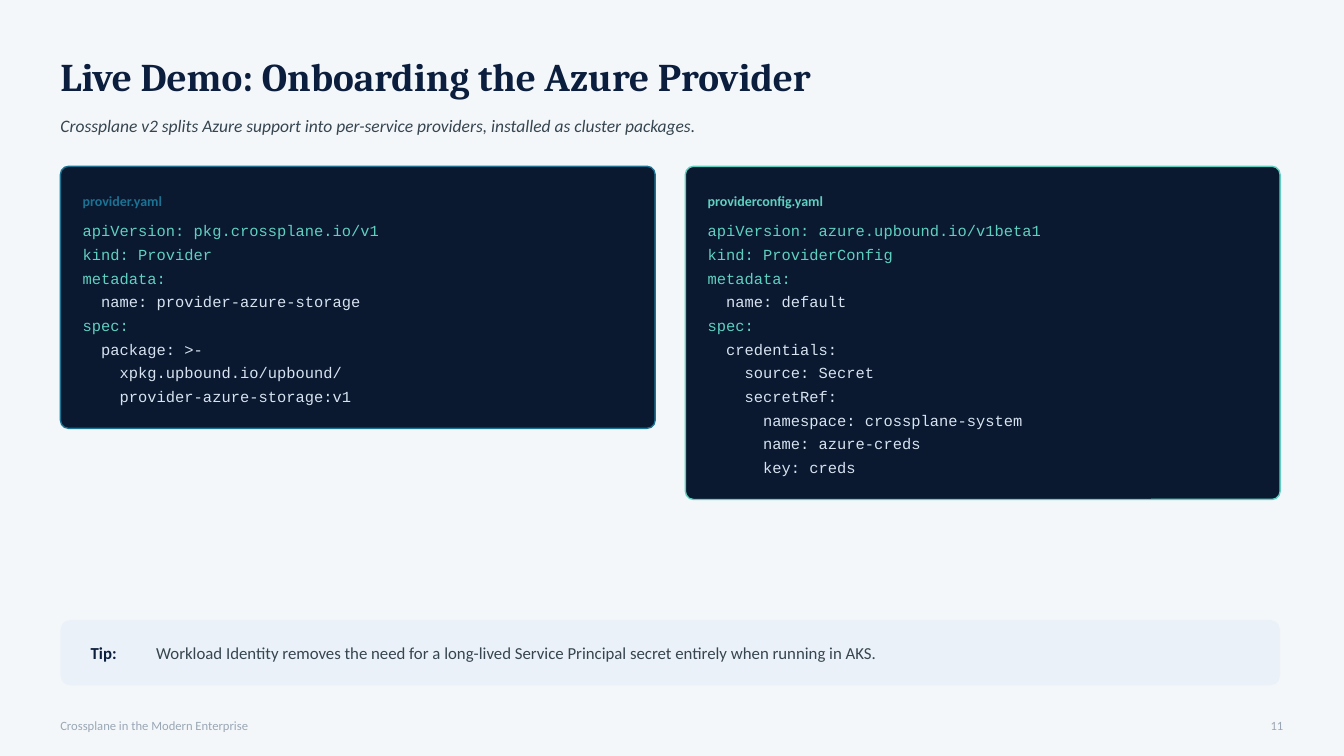
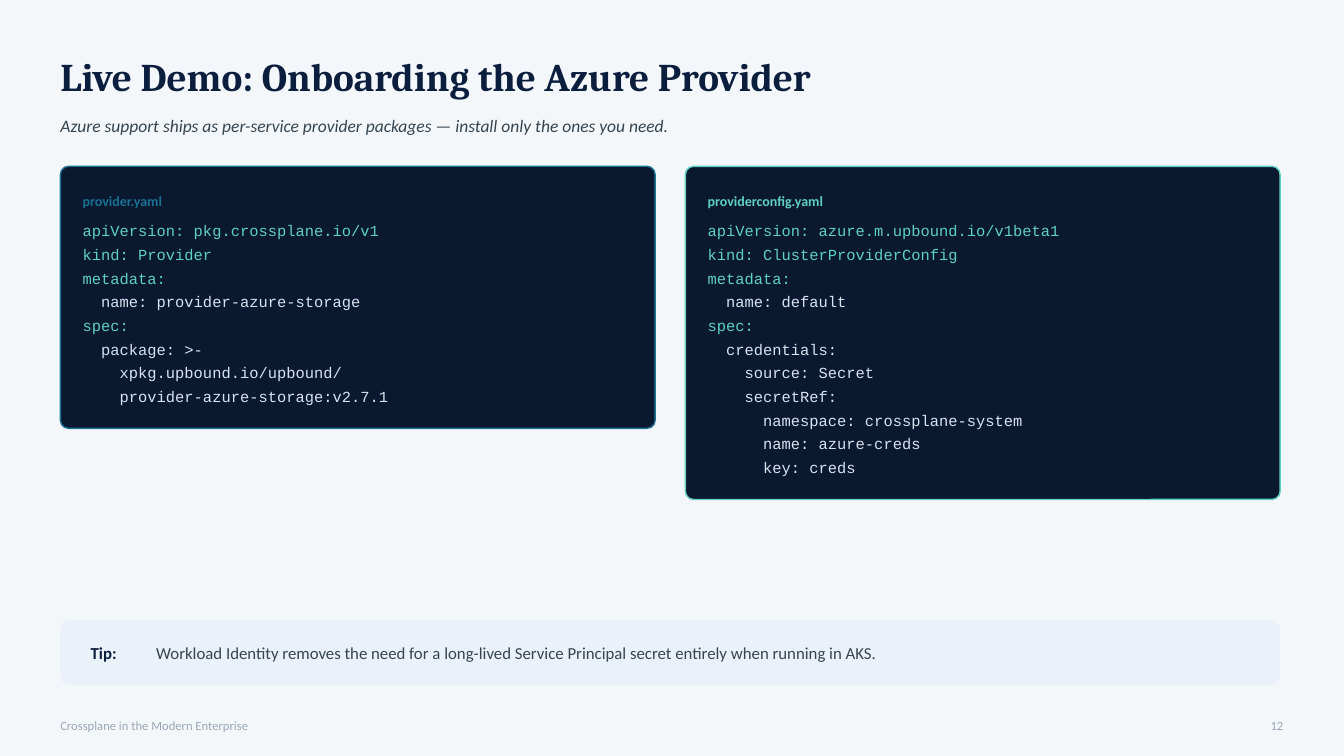
Before and after one commit to artisticcheese/crossplane, a slide deck: slide 12 of Crossplane_Enterprise_IaC.pptx (slide 11 before the commit). Drawn at 1344x756 pixels with LibreOffice and Linux fonts; fonts in the diff are those of the drawing. Boxes give left, top, right and bottom in pixels: in the first picture for what was removed or moved away, otherwise in the second. Text is boxed around its words. In the diff, an @@ line names an element or a change of style, - is before the commit and + after.

Commit message:
Remove deprecated Crossplane resources and scripts for demo 2; introduce self-contained run-of-show script for streamlined presentation.

```diff
--- a/Crossplane_Enterprise_IaC.pptx
+++ b/Crossplane_Enterprise_IaC.pptx
@@ text at (60, 120, 668, 135): text changed @@
-Crossplane v2 splits Azure support into per-service providers, installed as cluster packages.
+Azure support ships as per-service provider packages — install only the ones you need.
@@ text at (708, 225, 1060, 239): text changed @@
-apiVersion: azure.upbound.io/v1beta1
+apiVersion: azure.m.upbound.io/v1beta1
@@ text at (708, 249, 957, 263): text changed @@
-kind: ProviderConfig
+kind: ClusterProviderConfig
@@ text at (120, 391, 389, 405): text changed @@
-provider-azure-storage:v1
+provider-azure-storage:v2.7.1
@@ text at (1271, 722, 1284, 730): text changed @@
-11
+12
```
Also in this commit, not shown: 13 other slides changed, 1 slide added, 2 slides removed, 22 other files.
